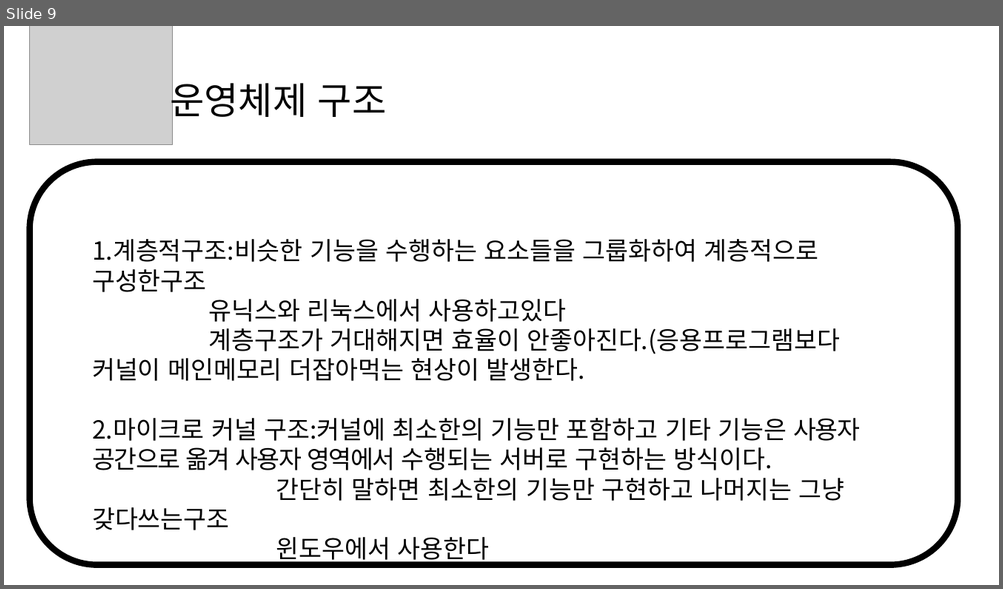
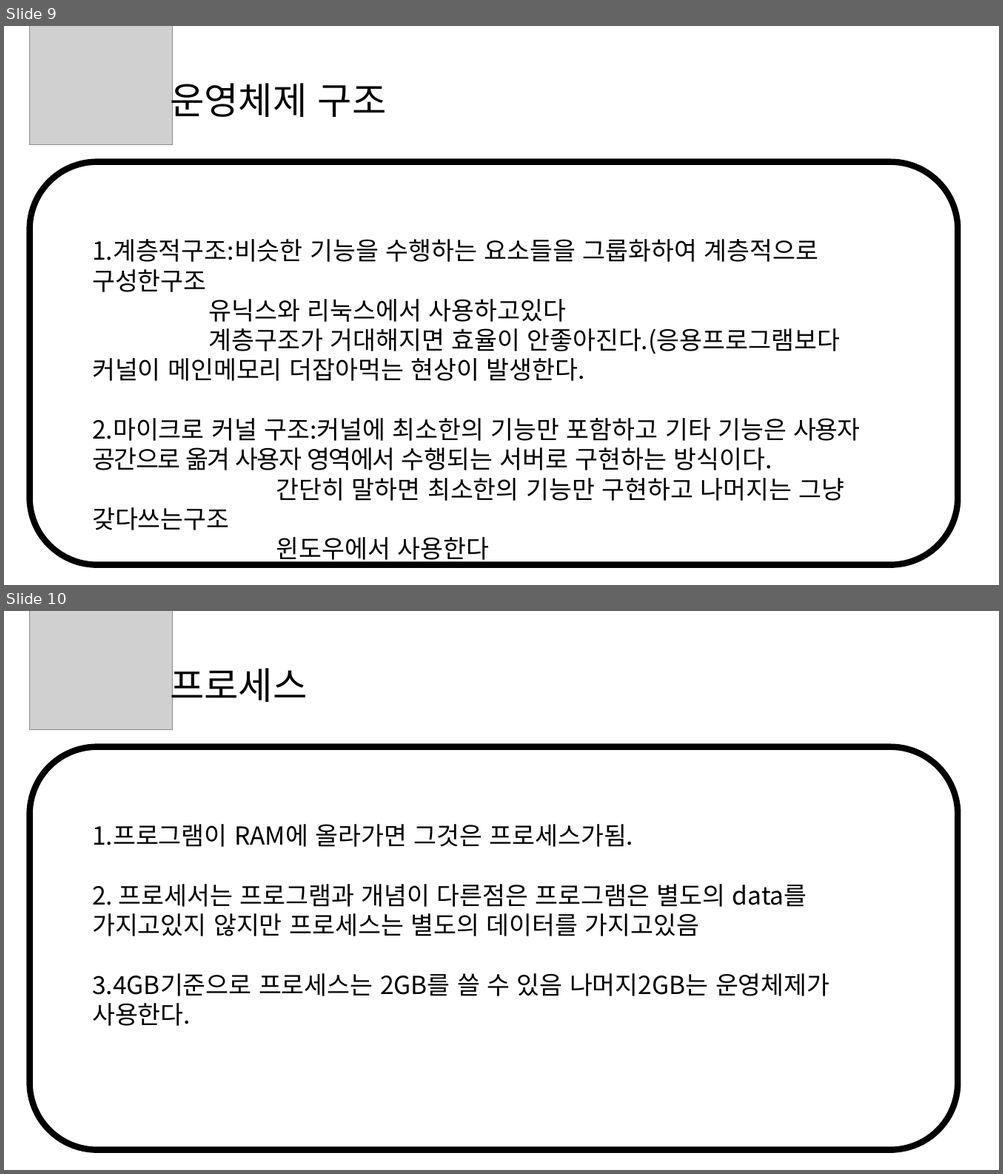
Before and after one commit to lukawitch/dailyblog, a slide deck: 전공/운영체제.pptx. Shown one above the other, each under a label of ours: slide 9 before the commit, slides 9 and 10 after it. The pictures are 1003x589 and 1003x1174 pixels, drawn with LibreOffice and Linux fonts; fonts in the diff are those of the drawing; grey boxes stand for pictures. Boxes give left, top, right and bottom in pixels: in the first picture for what was removed or moved away, otherwise in the second. Text is boxed around its words. In the diff, an @@ line names an element or a change of style, - is before the commit and + after.

Commit message:
운영체제수정

```diff
--- a/전공/운영체제.pptx
+++ b/전공/운영체제.pptx
@@ slide 10 added at <box>4,611,999,1170</box>, background #FFFFFF @@
@@ picture added at <box>29,611,173,729</box> @@
@@ text added at <box>170,661,307,709</box>, 36 pt, text #000000 @@
+프로세스
@@ rounded rectangle added at <box>29,747,958,1150</box>, outline #000000 6 pt @@
@@ text added at <box>92,824,830,997</box>, 24 pt, text #000000 @@
+1.프로그램이 RAM에 올라가면 그것은 프로세스가됨.
+2. 프로세서는 프로그램과 개념이 다른점은 프로그램은 별도의 data를 가지고있지 않지만 프로세스는 별도의 데이터를 가지고있음
+3.4GB기준으로 프로세스는 2GB를 쓸 수 있음 나머지2GB는 운영체제가 사용한다.
```
Also in this commit, not shown: 18 other slides added, 1 other file.
